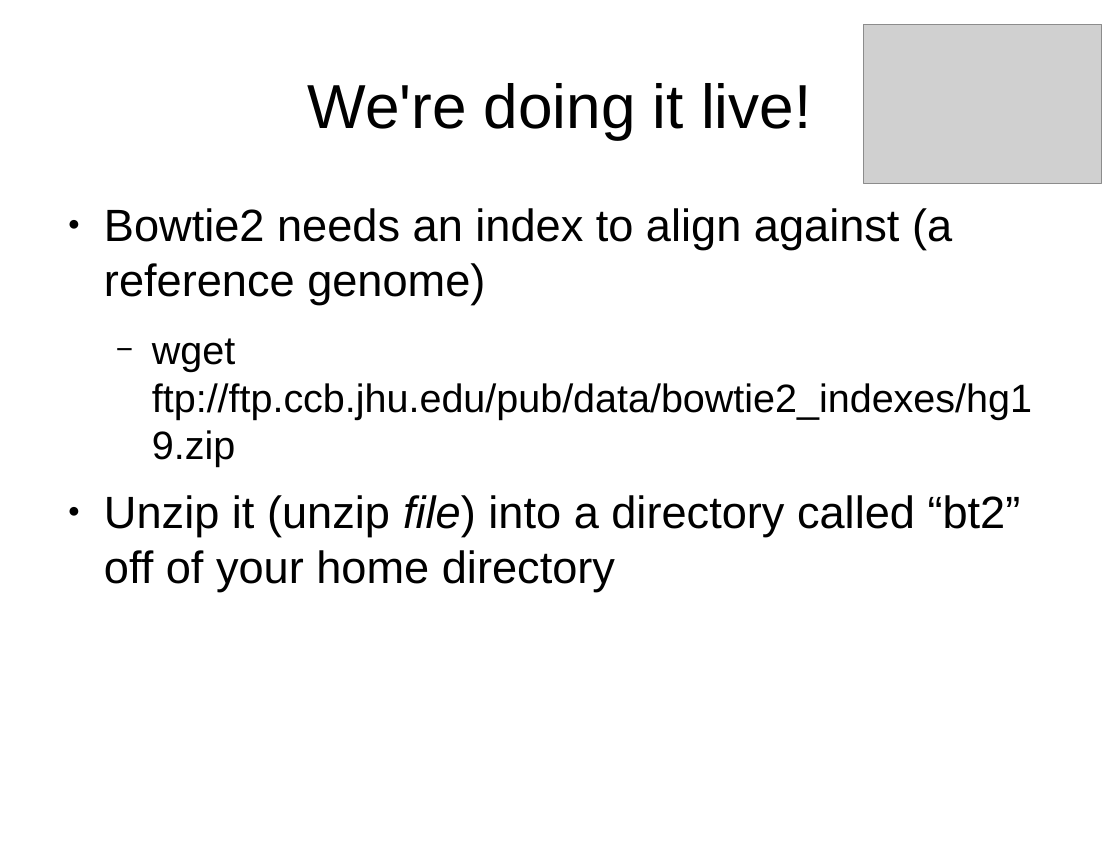
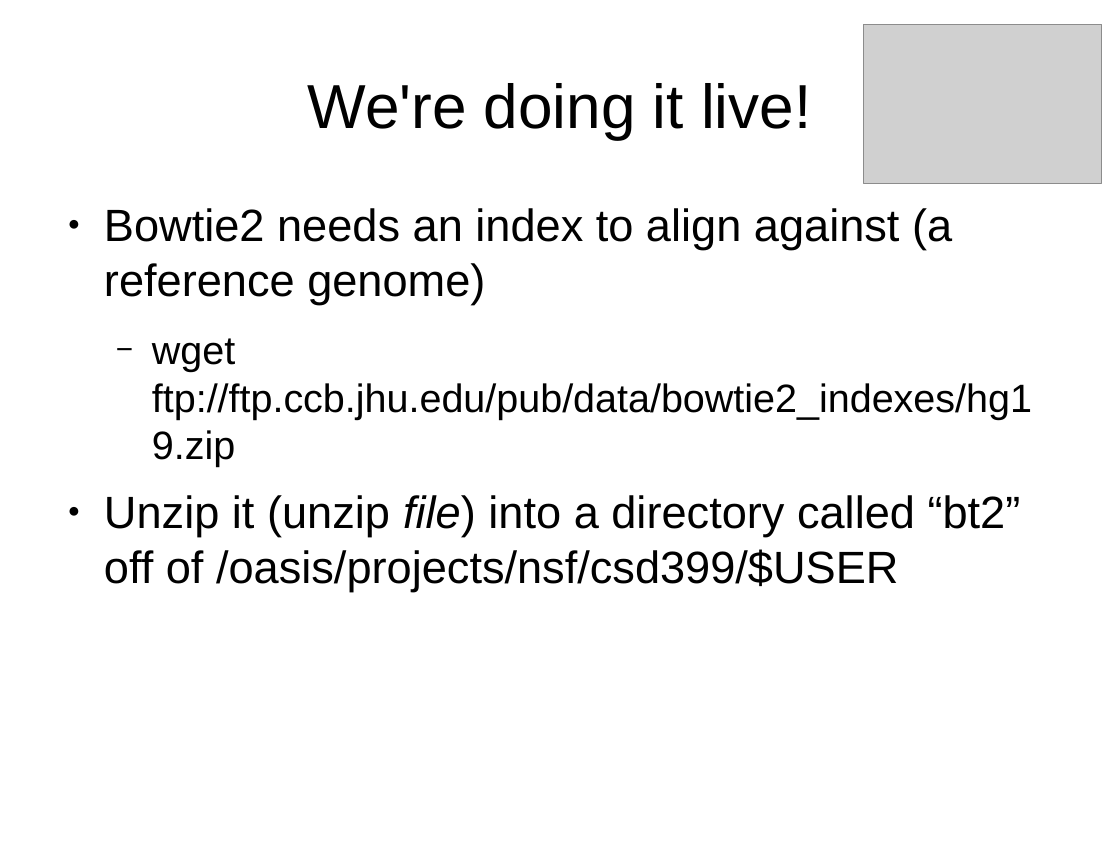
Before and after one commit to karmel/biosys-bootcamp, a slide deck: slide 18 of Lectures/Gordon.odp. Drawn at 1120x841 pixels with LibreOffice and Linux fonts; fonts in the diff are those of the drawing; grey boxes stand for pictures. Boxes give left, top, right and bottom in pixels: in the first picture for what was removed or moved away, otherwise in the second. Text is boxed around its words. In the diff, an @@ line names an element or a change of style, - is before the commit and + after.

```diff
--- a/Lectures/Gordon.odp
+++ b/Lectures/Gordon.odp
@@ text at (104,495,1021,591): text changed @@
-● Unzip it (unzip file) into a directory called “bt2” off of your home directory
+● Unzip it (unzip file) into a directory called “bt2” off of /oasis/projects/nsf/csd399/$USER
```
Also in this commit, not shown: 5 other slides changed.
